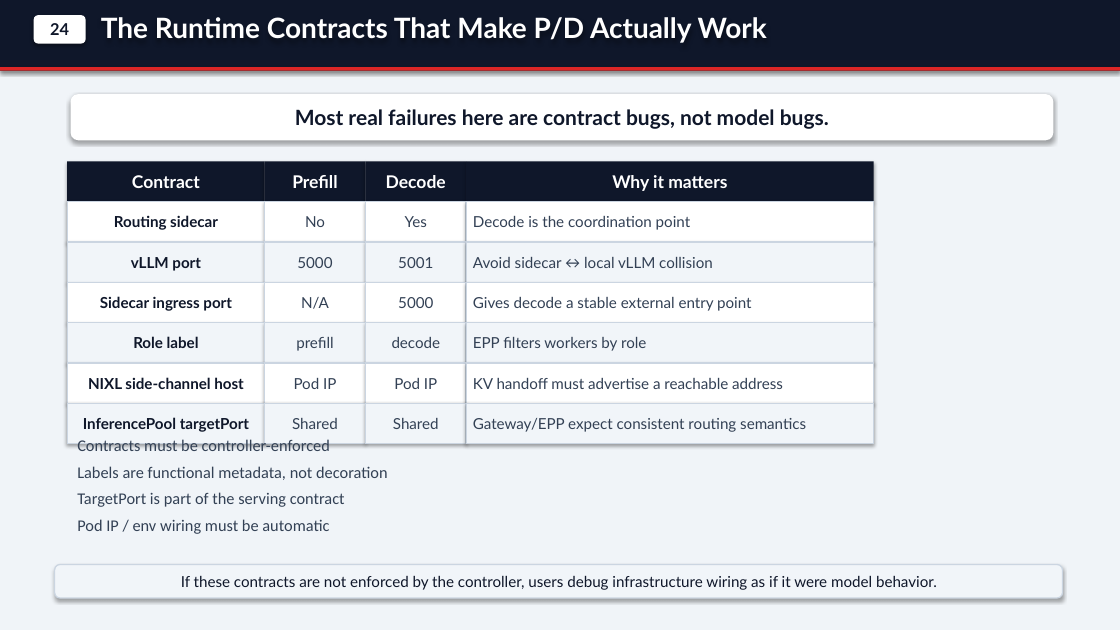
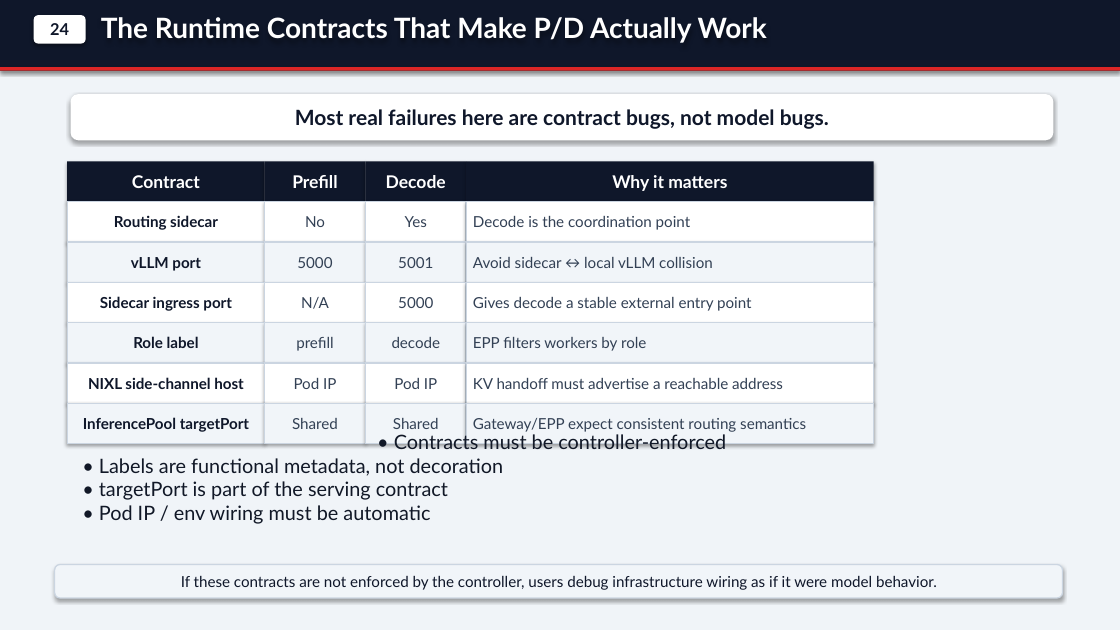
Before and after one commit to andyzhangx/demo, a slide deck: slide 9 of llm/kaito-llm-d-pd-slides.pptx. Drawn at 1120x630 pixels with LibreOffice and Linux fonts; fonts in the diff are those of the drawing. Boxes give left, top, right and bottom in pixels: in the first picture for what was removed or moved away, otherwise in the second. Text is boxed around its words. In the diff, an @@ line names an element or a change of style, - is before the commit and + after.

```diff
--- a/llm/kaito-llm-d-pd-slides.pptx
+++ b/llm/kaito-llm-d-pd-slides.pptx
@@ text "• Contracts must be controller-enforced" at [99, 432, 726, 524]: vertical alignment top to middle @@
@@ text at [99, 432, 726, 524]: text changed; size 14 to 17 pt; font Calibri to Lato; text colour #334155 to #111827 @@
-Contracts must be controller-enforced
-Labels are functional metadata, not decoration
-TargetPort is part of the serving contract
-Pod IP / env wiring must be automatic
+• Contracts must be controller-enforced
+• Labels are functional metadata, not decoration
+• targetPort is part of the serving contract
+• Pod IP / env wiring must be automatic
```
Also in this commit, not shown: 6 other slides changed.
